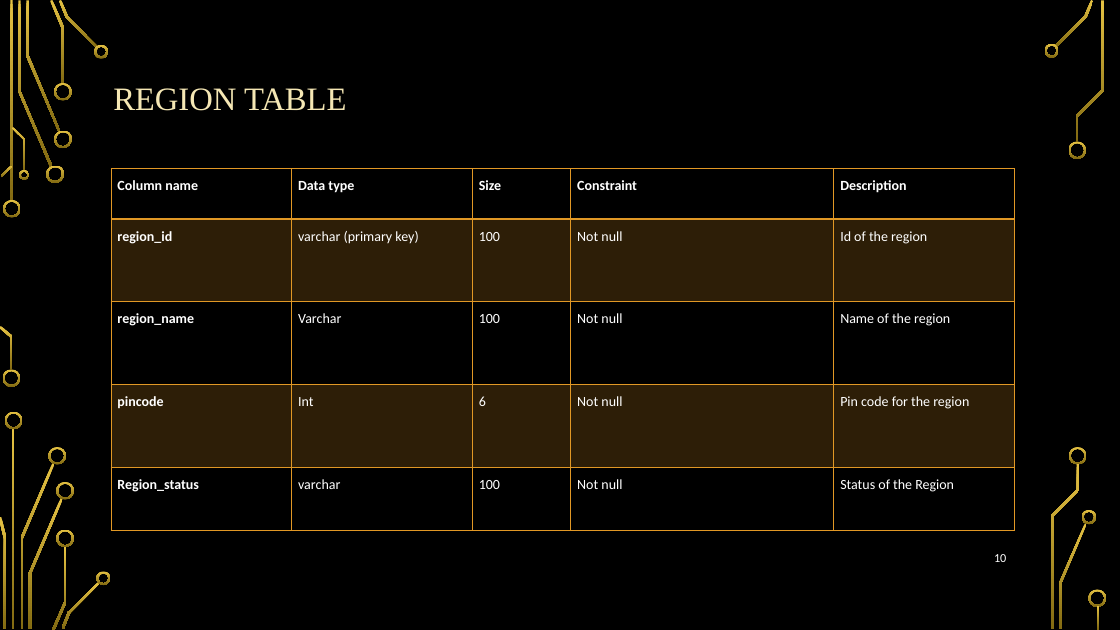
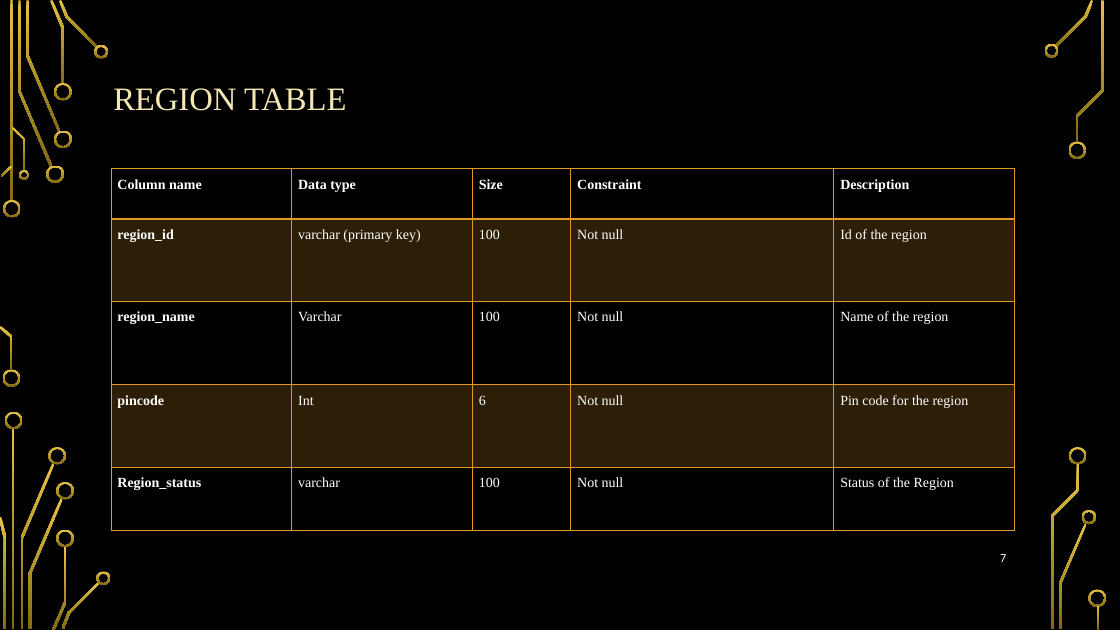
Before and after one commit to sarveshbhat/Clgproject-BCK, a slide deck: slide 7 of database ppt.pptx (slide 10 before the commit). Drawn at 1120x630 pixels with LibreOffice and Linux fonts; fonts in the diff are those of the drawing; background and template pictures are left out. Boxes give left, top, right and bottom in pixels: in the first picture for what was removed or moved away, otherwise in the second. Text is boxed around its words. In the diff, an @@ line names an element or a change of style, - is before the commit and + after.

```diff
--- a/database ppt.pptx
+++ b/database ppt.pptx
@@ table at (111,169,1014,530) @@
@@ font Calibri to Times New Roman @@
@@ page number at (1000,554,1006,562): text changed @@
-10
+7
```
Also in this commit, not shown: 2 other slides changed, 26 slides added, 5 slides removed, 16 other files.
